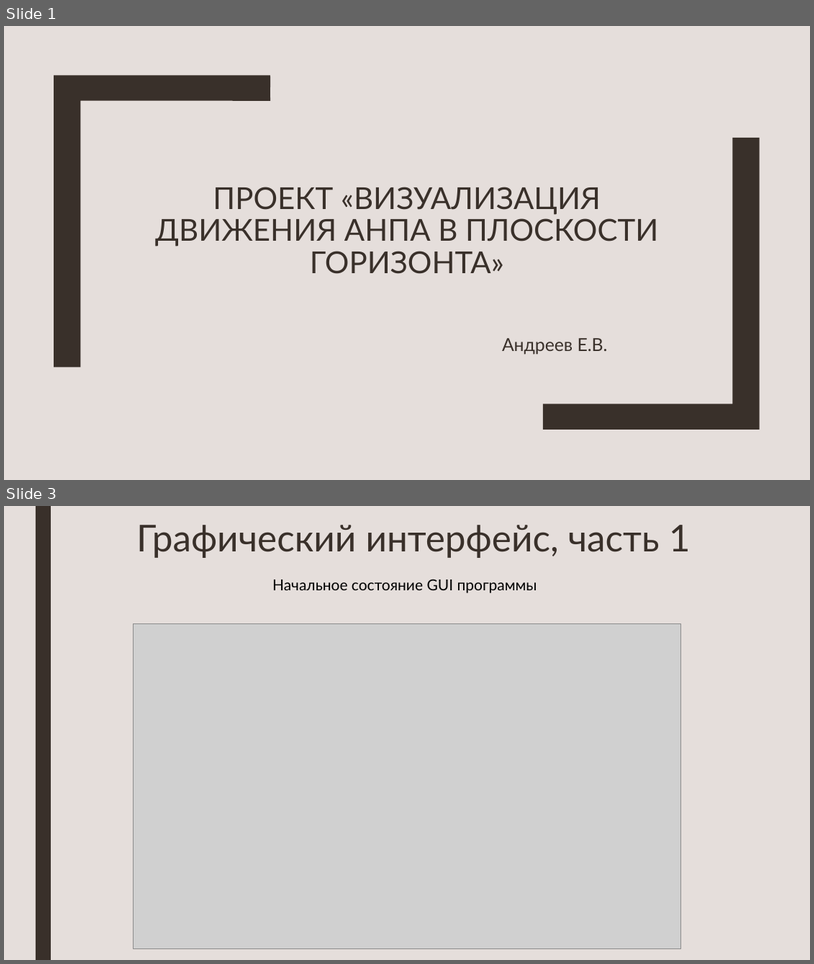
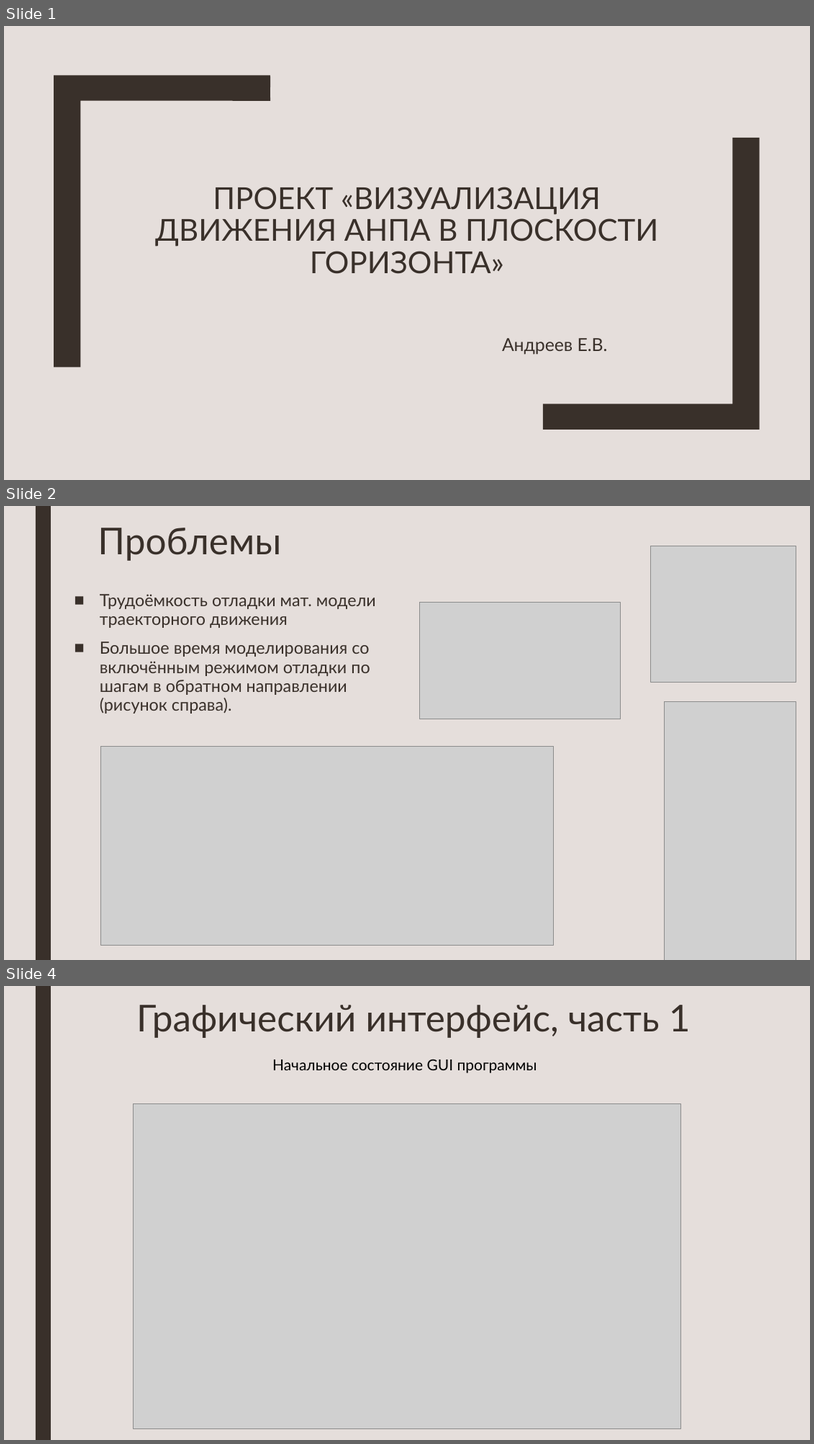
Before and after one commit to edirab/Studying-Qt, a slide deck: docking/Presentation/Проект.pptx. Shown one above the other, each under a label of ours: slides 1 and 3 before the commit, slides 1, 2 and 4 after it; the slides between them are not shown. The pictures are 814x964 and 814x1444 pixels, drawn with LibreOffice and Linux fonts; fonts in the diff are those of the drawing; grey boxes stand for pictures. Boxes give left, top, right and bottom in pixels: in the first picture for what was removed or moved away, otherwise in the second. Text is boxed around its words. In the diff, an @@ line names an element or a change of style, - is before the commit and + after.

```diff
--- a/docking/Presentation/Проект.pptx
+++ b/docking/Presentation/Проект.pptx
@@ slide 2 added at [4,506,810,960], background #E5DEDB; not listed: 1 template element that a slide beside it also shows @@
@@ title added at [98,528,281,561], 44 pt, text #39302A @@
+Проблемы
@@ picture added at [651,546,797,682] @@
@@ text added at [100,594,376,713], 20 pt, text #39302A @@
+■ Трудоёмкость отладки мат. модели траекторного движения
+■ Большое время моделирования со включённым режимом отладки по шагам в обратном направлении (рисунок справа).
@@ picture added at [420,602,621,718] @@
@@ picture added at [665,701,797,960] @@
@@ picture added at [100,746,554,945] @@
@@ what was slide 3 is now slide 4 @@
```
Also in this commit, not shown: 2 slides changed, 6 other files.
